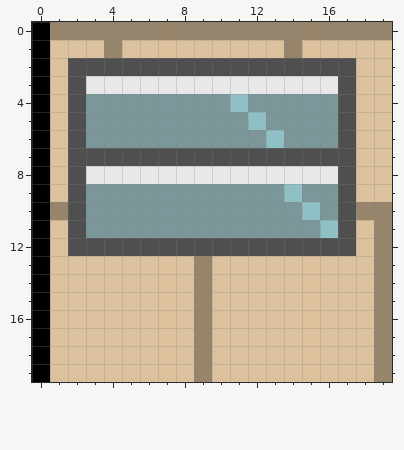
Pixel-art sprite, stored at data/sprites/K.png. The picture above was drawn from the file before the commit.
The file is 60x60 pixels, drawn in blocks of 3x3; one block is one cell here.
After the commit:
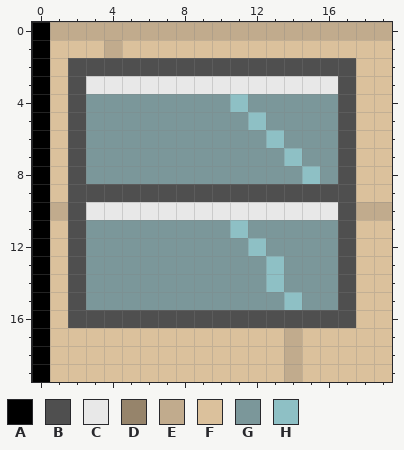
Palette (. is transparent): A #000000  B #4f4f4f  C #e8e8e8  D #96846b  E #c1ab8d  F #dbc19c  G #7b979a  H #8ec0c5
What changed:
The edit turns colour D into colour B in row 16 at x 9.
The edit turns colour F into colour B in rows 13 to 15 at x 2 and 17; in row 16 at x 2 to 8 and 10 to 17.
The edit turns colour G into colour B in row 9 at x 3 to 13 and 15 to 16.
The edit turns colour H into colour B in row 9 at x 14.
The edit turns colour G into colour C in row 10 at x 3 to 14 and 16.
The edit turns colour H into colour C in row 10 at x 15.
The edit turns colour D into colour E in row 0 at x 1 to 19; in row 1 at x 4; in row 10 at x 1 and 18 to 19.
The edit turns colour F into colour E in rows 17 to 19 at x 14.
The edit turns colour D into colour F in row 1 at x 14; in rows 11 to 16 at x 19; in rows 17 to 19 at x 9 and 19.
The edit turns colour B into colour G in row 7 at x 3 to 13 and 15 to 16; in row 12 at x 3 to 11 and 13 to 16.
The edit turns colour C into colour G in row 8 at x 3 to 14 and 16.
The edit turns colour D into colour G in rows 13 to 15 at x 9.
The edit turns colour F into colour G in rows 13 to 14 at x 3 to 8, 10 to 12 and 14 to 16; in row 15 at x 3 to 8, 10 to 13 and 15 to 16.
The edit turns colour H into colour G in row 11 at x 16.
The edit turns colour B into colour H in row 7 at x 14; in row 12 at x 12.
The edit turns colour C into colour H in row 8 at x 15.
The edit turns colour F into colour H in rows 13 to 14 at x 13; in row 15 at x 14.
The edit turns colour G into colour H in row 11 at x 11.
Where, in picture pixels (left, top, right, bottom), the same in both pictures:
changed: (50, 22, 392, 58)
changed: (50, 148, 392, 382)
